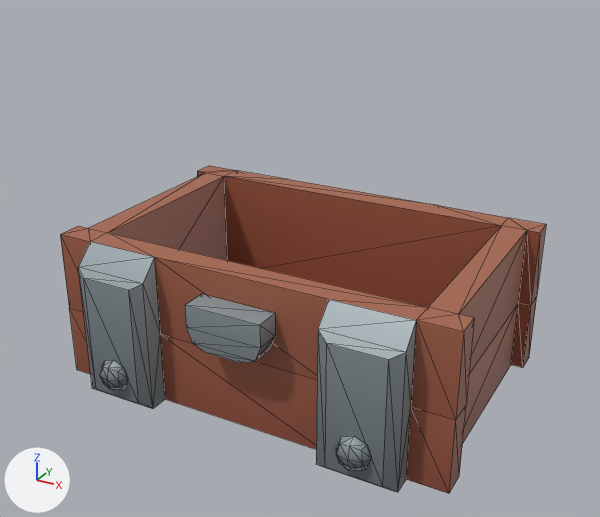
A saved change to the glTF model src/assets/models/Chest.glb.
Camera for both pictures: a 50 mm camera at (1.42, -2.64, 1.79) aimed at (0.02, -0.08, 0.51). The lights are fixed; the arrows at lower left show +X, +Y and +Z. Mesh edges are drawn as thin lines. Where no turn or scale is listed for an object, it has been applied to the vertices.

In view in the first picture: 'chest'.
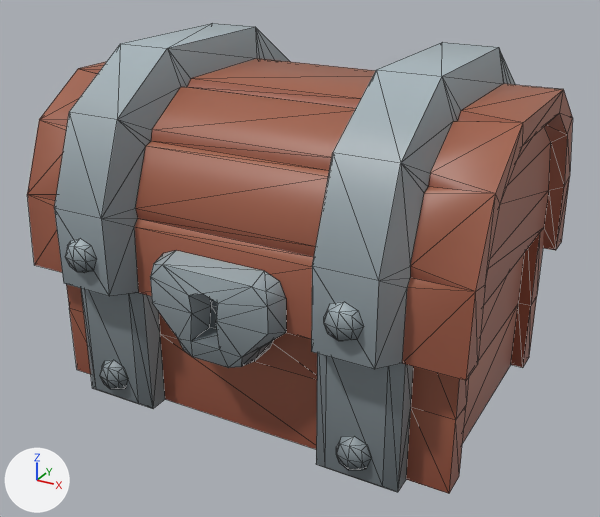
Edits to the bpy script that builds the scene:
```text
Add me_chest_lid_001:
    me_chest_lid_001.from_pydata(...)  # 248 vertices, 462 faces; spans x -0.85..0.85, y -1.31..0.14, z -0.17..0.8
    me_chest_lid_001.materials.append(mat_texture_001)  # picture img_dungeon_texture
Add ob_chest_lid:
    ob_chest_lid = bpy.data.objects.new('chest_lid', me_chest_lid_001)
    ob_chest_lid.location = (0.0, 0.565, 0.5)
```

Pixel boxes [x1, y1, x2, y2] of what changed, in the pictures (600 x 517 px):
'chest_lid', added
    after: [27, 23, 573, 380]
